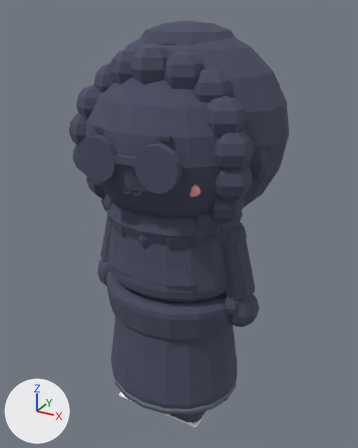
Before and after pictures for a commit that changed the glTF model out/avatars/av_intan.glb.
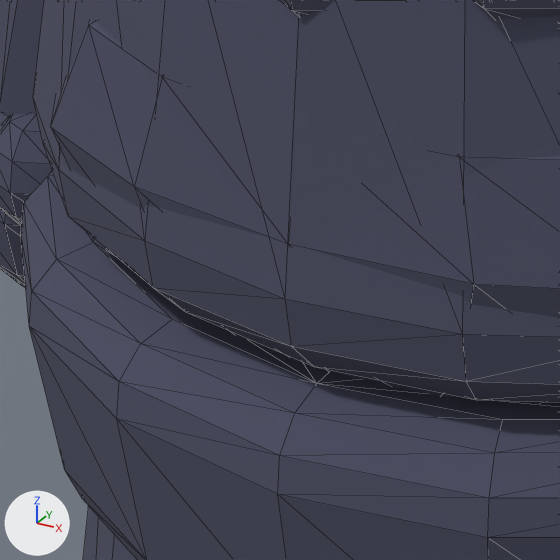
Each version is shown whole from a 50 mm camera at (0.767, -1.352, 1.4) aimed at (-0.006, 0.052, 0.697), then close up on the part from 29% to 50% of the width and 55% to 72% of the height. The lights are fixed; the arrows at lower left show +X, +Y and +Z. The older version's two pictures come first. The close-ups show mesh edges as thin lines. Where no turn or scale is listed for an object, it has been applied to the vertices.

Objects in the first close-up: 'SM_av_intan_acc_drape_outline', 'SM_av_intan_arm_r_outline', 'SM_av_intan_hair_outline', 'SM_av_intan_hips_outline', 'SM_av_intan_torso_outline'.
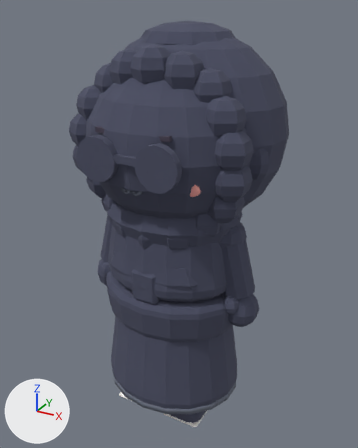
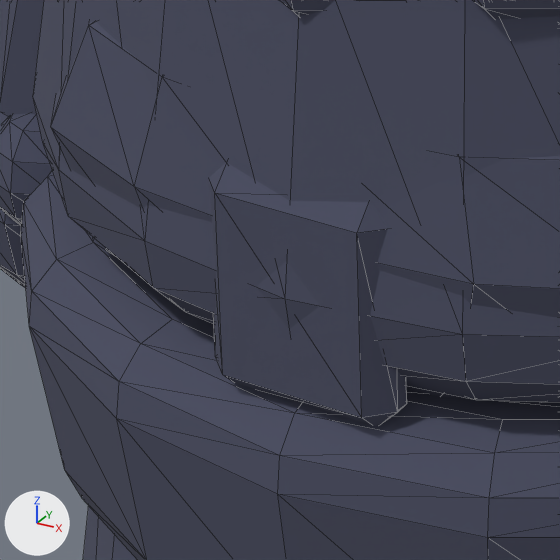
Where the change shows, as pixel boxes [x1, y1, x2, y2] in the close-ups (560 x 560 px):
'SM_av_intan_acc_badge_outline', added: after [209, 163, 407, 426]

Diff of the bpy script that builds the scene:
```diff
--- a/out/avatars/av_intan.glb.py
+++ b/out/avatars/av_intan.glb.py
@@ me_sm_av_intan_acc_badge_outline @@
+me_sm_av_intan_acc_badge_outline.from_pydata(...)  # 24 vertices, 44 faces; spans x -0.0479..0.0479, y -0.2004..-0.1696, z 0.5121..0.6279
+me_sm_av_intan_acc_badge_outline.materials.append(mat_mat_outline)  # greyish blue #4b4e63
@@ ob_sm_av_intan_acc_badge_outline @@
+ob_sm_av_intan_acc_badge_outline = bpy.data.objects.new('SM_av_intan_acc_badge_outline', me_sm_av_intan_acc_badge_outline)
+ob_sm_av_intan_acc_badge_outline.location = (0.0, 0.0, 0.0)
```
